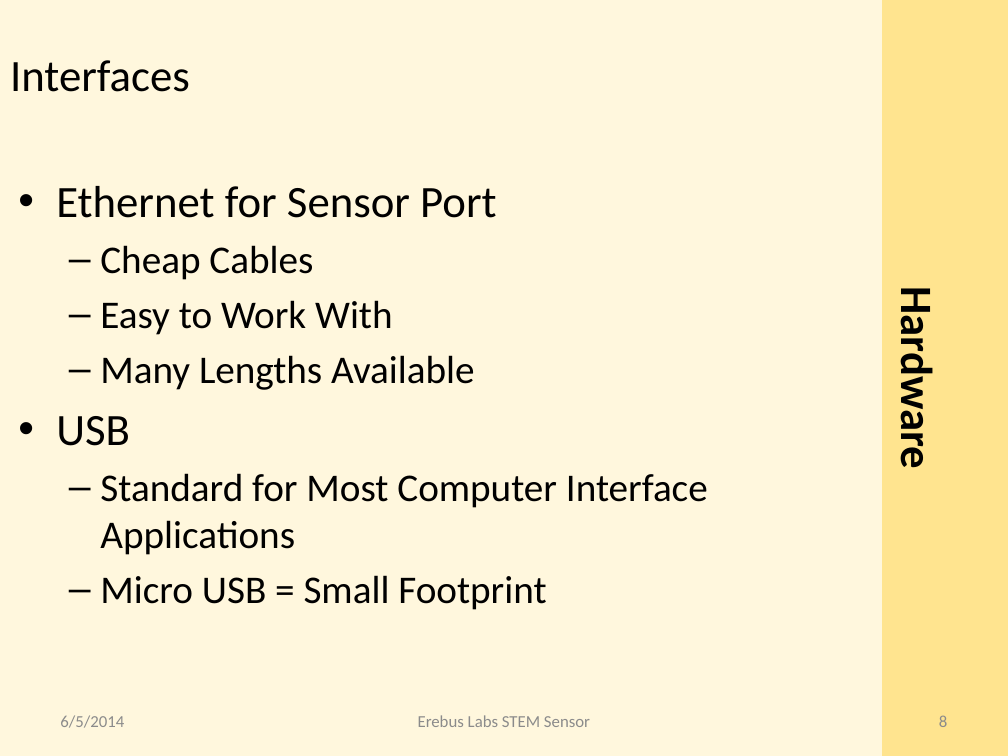
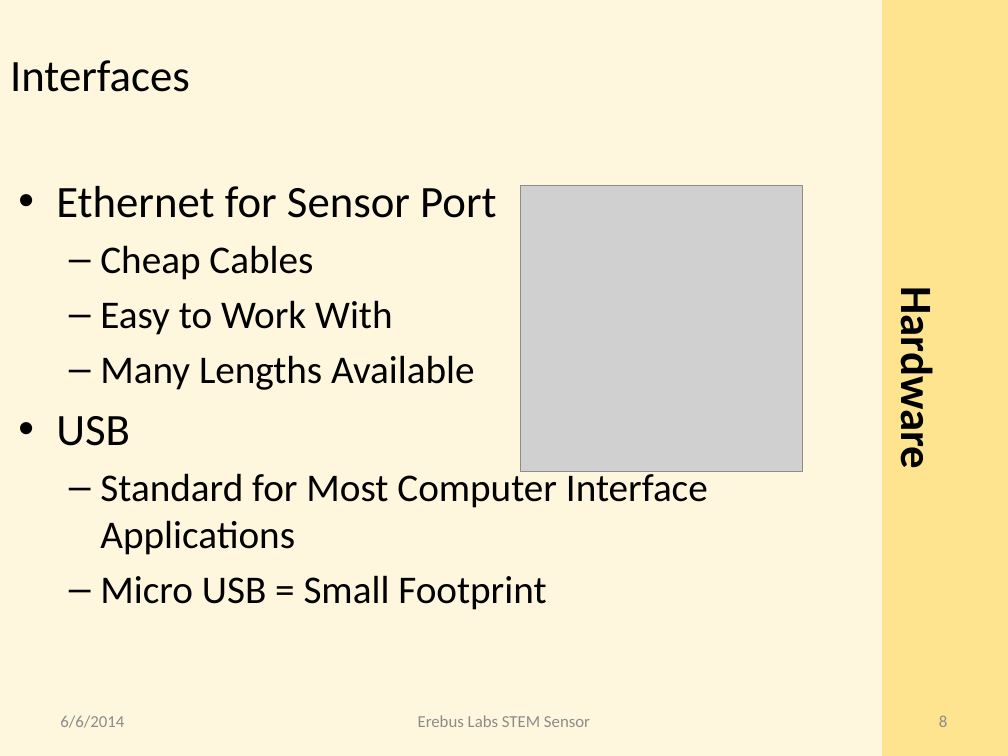
Before and after one commit to erebus-labs/PSU-VOC-SENSOR-2K14, a slide deck: slide 8 of Documents/source_documents/Presentation.pptx. Drawn at 1008x756 pixels with LibreOffice and Linux fonts; fonts in the diff are those of the drawing; grey boxes stand for pictures. Boxes give left, top, right and bottom in pixels: in the first picture for what was removed or moved away, otherwise in the second. Text is boxed around its words. In the diff, an @@ line names an element or a change of style, - is before the commit and + after.

```diff
--- a/Documents/source_documents/Presentation.pptx
+++ b/Documents/source_documents/Presentation.pptx
@@ picture added at (521,185,803,472) @@
@@ text at (60,715,124,728): text changed @@
-6/5/2014
+6/6/2014
```
Also in this commit, not shown: 24 other slides changed.
